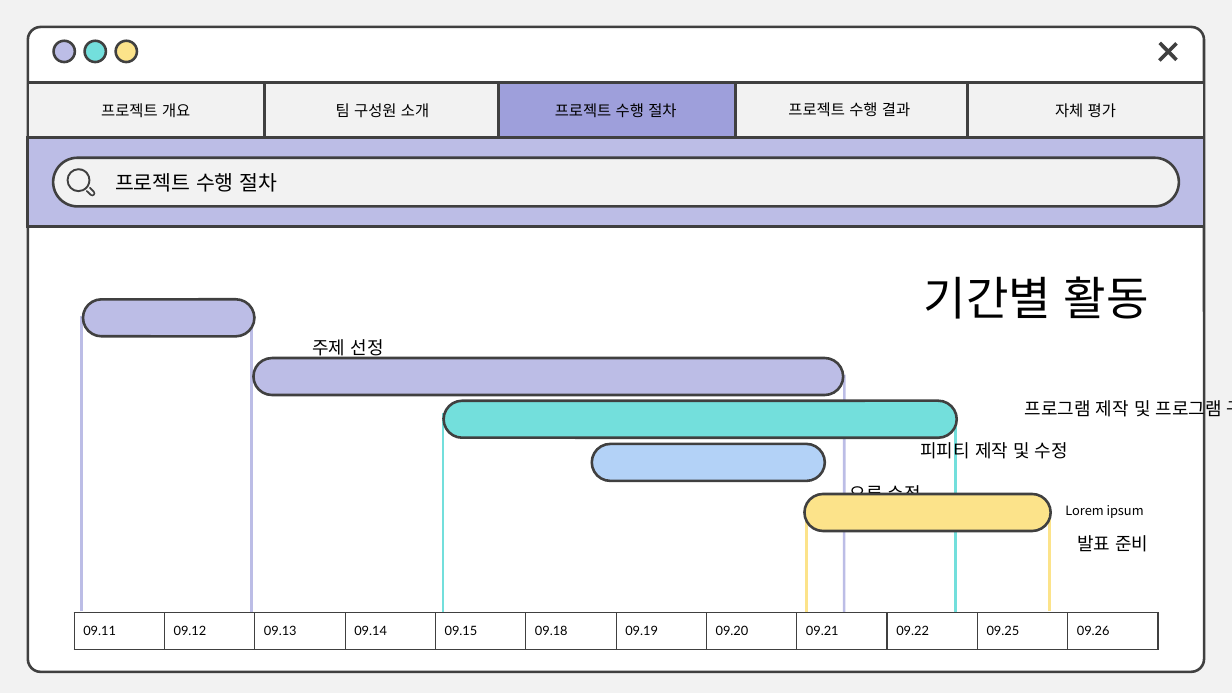
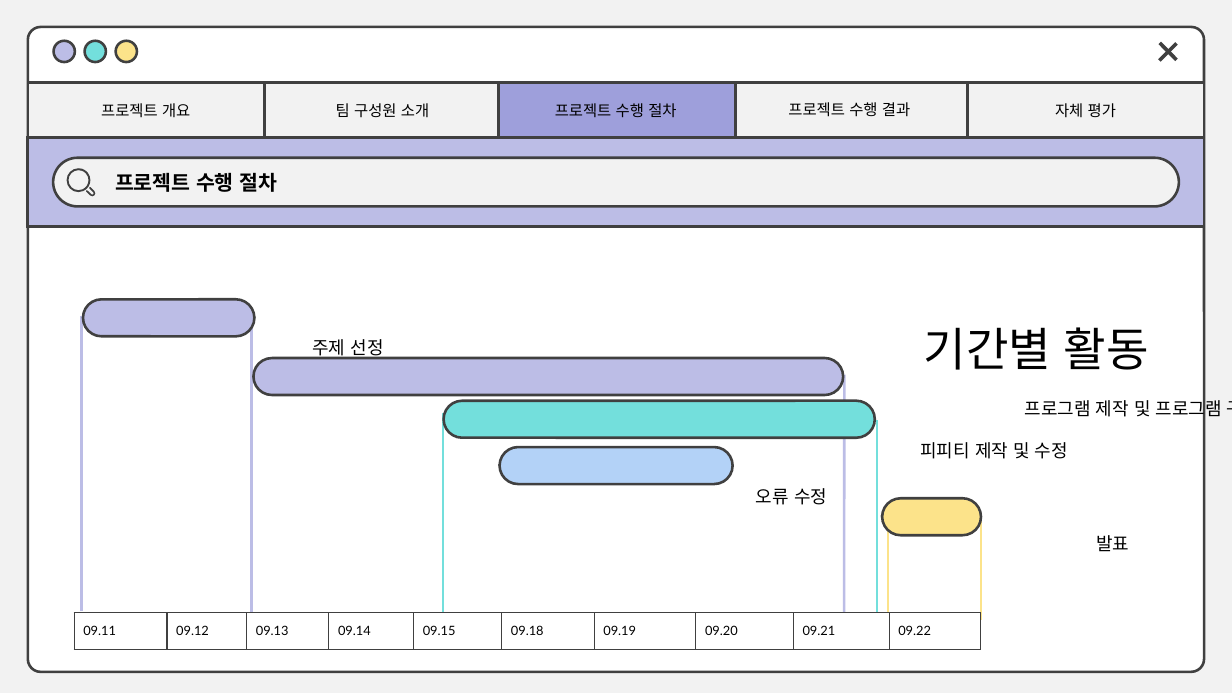
Before and after one commit to SangHa000/TEAMPROJECT1, a slide deck: slide 6 of 오피스 2016 발표용.pptx. Drawn at 1232x693 pixels with LibreOffice and Linux fonts; fonts in the diff are those of the drawing. Boxes give left, top, right and bottom in pixels: in the first picture for what was removed or moved away, otherwise in the second. Text is boxed around its words. In the diff, an @@ line names an element or a change of style, - is before the commit and + after.

```diff
--- a/오피스 2016 발표용.pptx
+++ b/오피스 2016 발표용.pptx
@@ text "프로젝트 수행 절차" at box(115, 172, 277, 192): bold on @@
@@ text "기간별 활동": place and size @@
-text "기간별 활동" at box(924, 276, 1149, 319)
+text "기간별 활동" at box(924, 327, 1149, 370)
@@ rounded rectangle: place and size @@
-rounded rectangle at box(444, 401, 957, 438)
+rounded rectangle at box(443, 401, 875, 438)
@@ rounded rectangle: place and size @@
-rounded rectangle at box(592, 444, 825, 481)
+rounded rectangle at box(500, 447, 733, 484)
@@ text "오류 수정": place and size @@
-text "오류 수정" at box(849, 482, 921, 496)
+text "오류 수정" at box(756, 488, 827, 505)
@@ line moved from (956, 615) - (956, 415) to (877, 620) - (877, 421) @@
@@ rounded rectangle: place and size @@
-rounded rectangle at box(805, 494, 1051, 531)
+rounded rectangle at box(882, 499, 981, 536)
@@ text removed at box(1065, 505, 1144, 518) @@
-Lorem ipsum
@@ line moved from (807, 614) - (807, 510) to (888, 614) - (888, 510) @@
@@ line moved from (1050, 611) - (1050, 507) to (982, 620) - (982, 516) @@
@@ text at box(1096, 535, 1129, 552): text changed @@
-발표 준비
+발표
@@ table at box(74, 613, 982, 649) @@
-column 11: 09.25
-column 12: 09.26
@@ table: place and size @@
-table at box(74, 613, 1161, 649)
+table at box(74, 613, 982, 649)
```
Also in this commit, not shown: 15 other slides changed, 1 slide removed.
